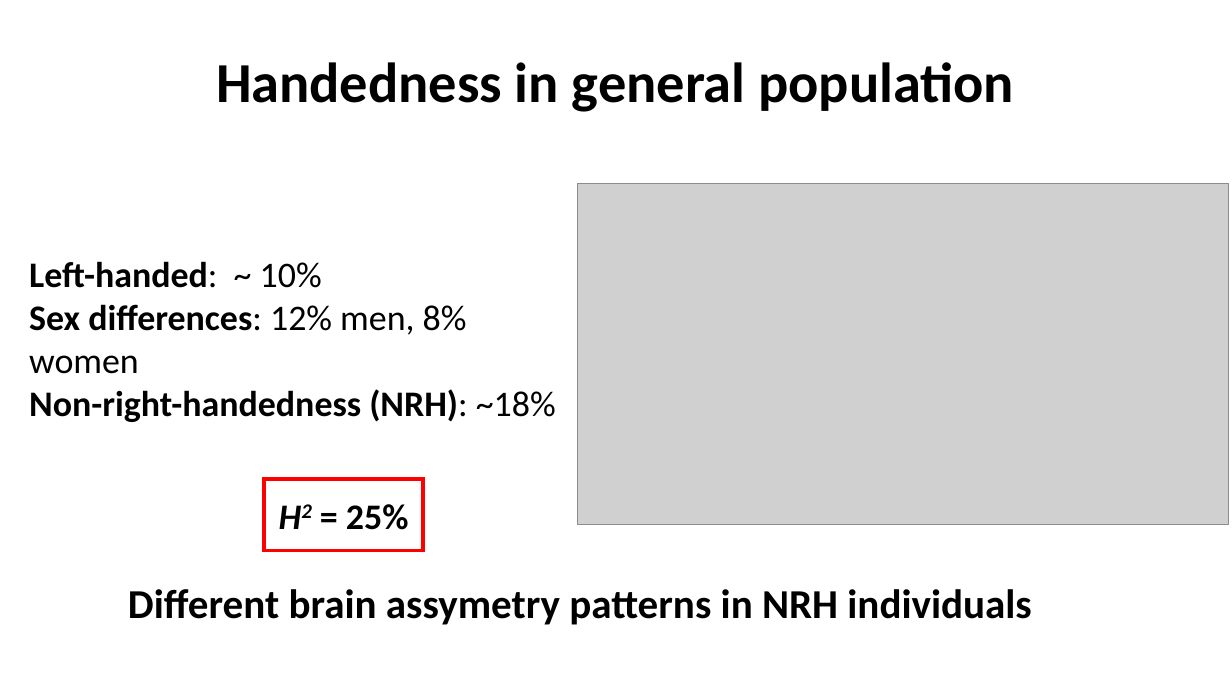
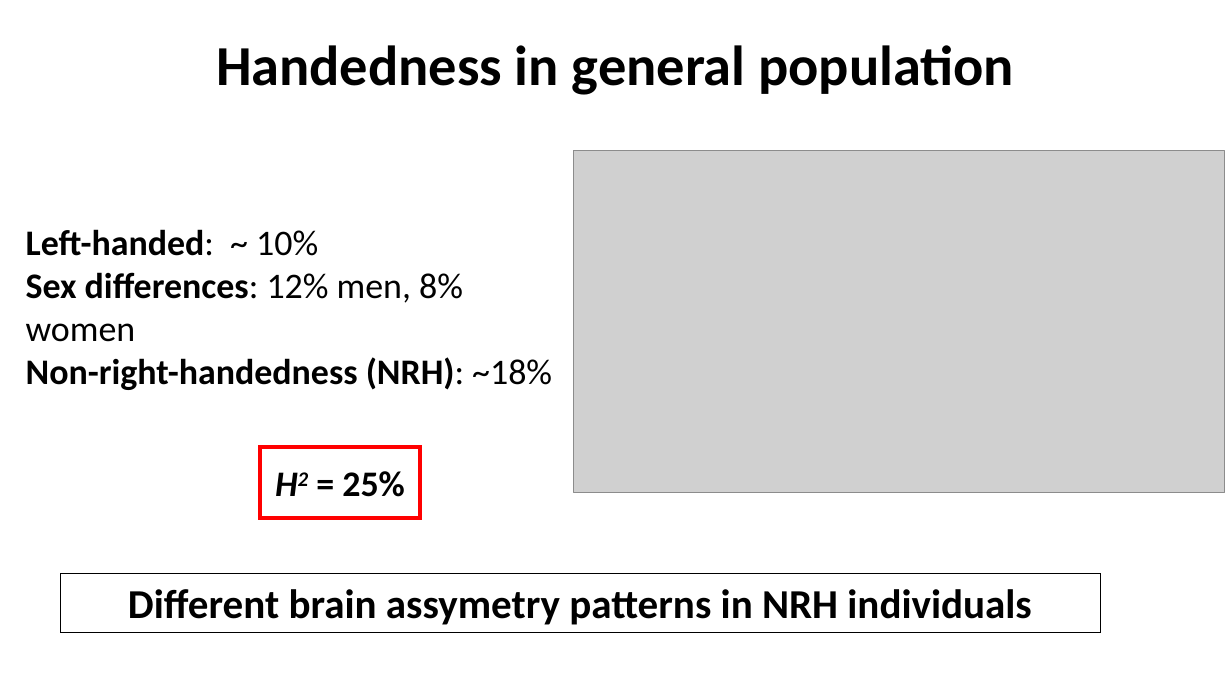
Before and after one commit to igarcia17/EHI_laterality, a slide deck: slide 4 of NorthSeaLateralityCongress_InesGarciaOrtiz.pptx. Drawn at 1232x693 pixels with LibreOffice and Linux fonts; fonts in the diff are those of the drawing; grey boxes stand for pictures. Boxes give left, top, right and bottom in pixels: in the first picture for what was removed or moved away, otherwise in the second. Text is boxed around its words. In the diff, an @@ line names an element or a change of style, - is before the commit and + after.

```diff
--- a/NorthSeaLateralityCongress_InesGarciaOrtiz.pptx
+++ b/NorthSeaLateralityCongress_InesGarciaOrtiz.pptx
@@ title "Handedness in general population": place and size @@
-title "Handedness in general population" at [216, 62, 1014, 112]
+title "Handedness in general population" at [216, 45, 1014, 95]
@@ picture: place and size @@
-picture at [578, 183, 1229, 524]
+picture at [574, 151, 1226, 492]
@@ text "Left-handed: ~ 10%": place and size @@
-text "Left-handed: ~ 10%" at [29, 261, 556, 422]
+text "Left-handed: ~ 10%" at [26, 229, 552, 390]
@@ rectangle "H2 = 25%": place and size @@
-rectangle "H2 = 25%" at [263, 480, 423, 551]
+rectangle "H2 = 25%" at [261, 447, 421, 518]
@@ rectangle "Different brain assymetry patterns in ...": place and size @@
-rectangle "Different brain assymetry patterns in ..." at [128, 589, 1031, 625]
+rectangle "Different brain assymetry patterns in ..." at [61, 573, 1101, 632]
@@ rectangle "Different brain assymetry patterns in ..." at [61, 573, 1101, 632]: outline none to #000000 0.75 pt @@
```
Also in this commit, not shown: 3 other slides changed, 2 slides removed, 32 other files.
